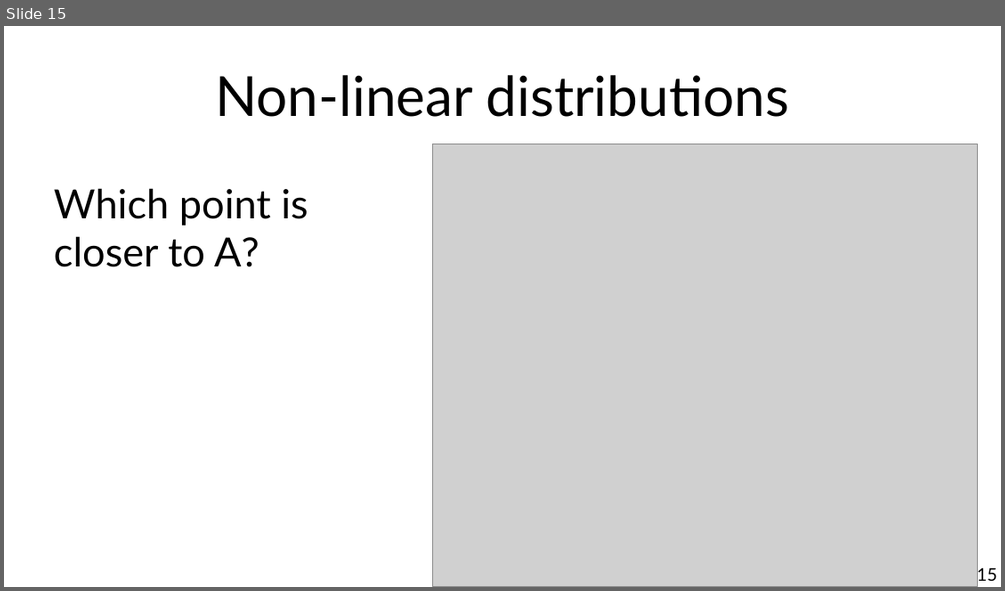
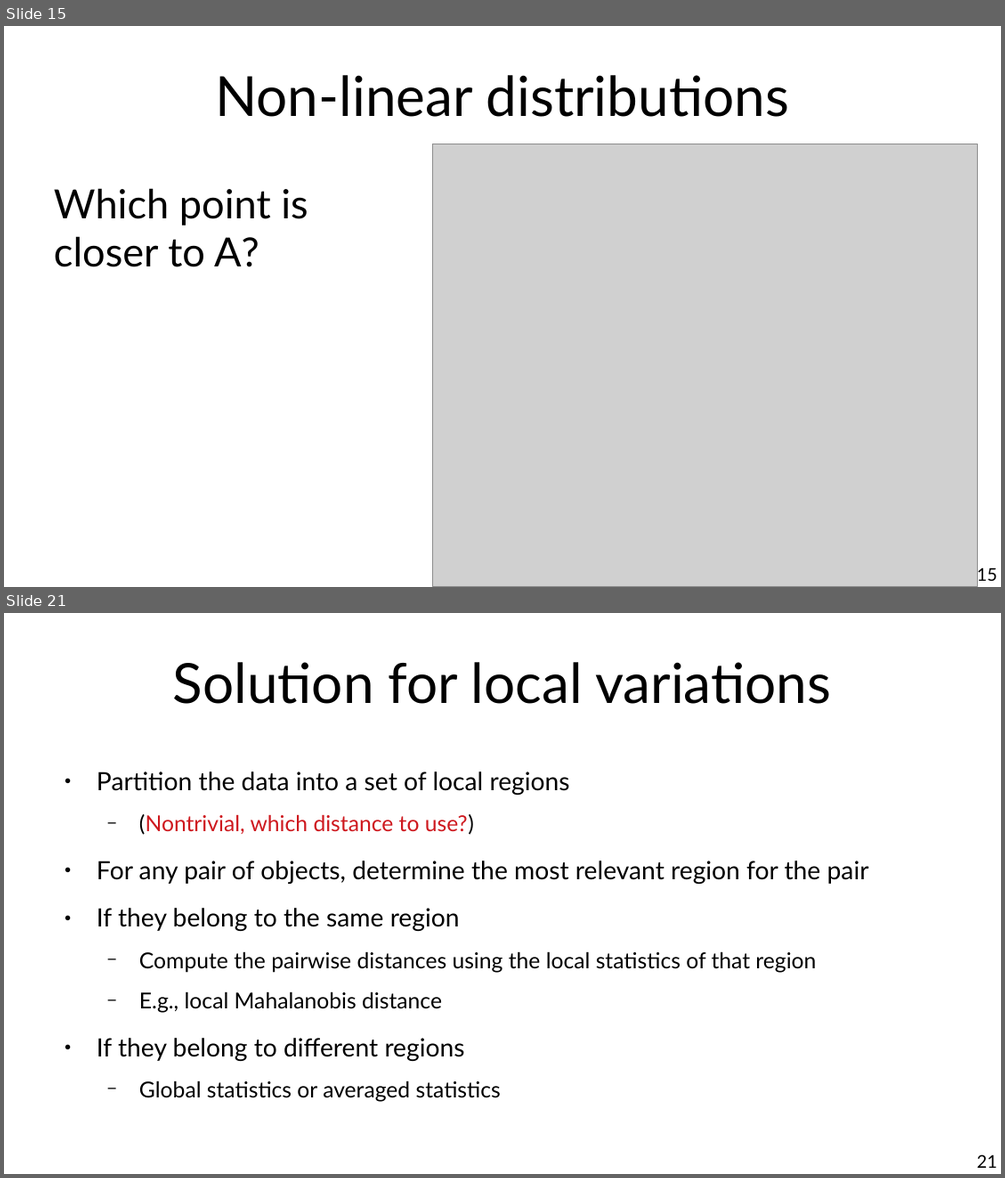
Before and after one commit to chatox/data-mining-course, a slide deck: theory/tt03_similarity.odp. Shown one above the other, each under a label of ours: slide 15 before the commit, slides 15 and 21 after it; the slides between them are not shown. The pictures are 1005x591 and 1005x1178 pixels, drawn with LibreOffice and Linux fonts; fonts in the diff are those of the drawing; grey boxes stand for pictures. Boxes give left, top, right and bottom in pixels: in the first picture for what was removed or moved away, otherwise in the second. Text is boxed around its words. In the diff, an @@ line names an element or a change of style, - is before the commit and + after.

```diff
--- a/theory/tt03_similarity.odp
+++ b/theory/tt03_similarity.odp
@@ slide 21 added at bbox=[4, 613, 1001, 1174], background #FFFFFF @@
@@ title added at bbox=[173, 662, 831, 704], 44 pt, text #000000 @@
+Solution for local variations
@@ text added at bbox=[97, 771, 869, 1102], 17.5 pt, text #000000 @@
+● Partition the data into a set of local regions
+  − (Nontrivial, which distance to use?)
+● For any pair of objects, determine the most relevant region for the pair
+● If they belong to the same region
+  − Compute the pairwise distances using the local statistics of that region
+  − E.g., local Mahalanobis distance
+● If they belong to different regions
+  − Global statistics or averaged statistics
@@ page number added at bbox=[977, 1154, 997, 1167], 14 pt, text #000000 @@
+21
```
Also in this commit, not shown: 1 slide changed, 15 other slides added, 1 slide removed.
